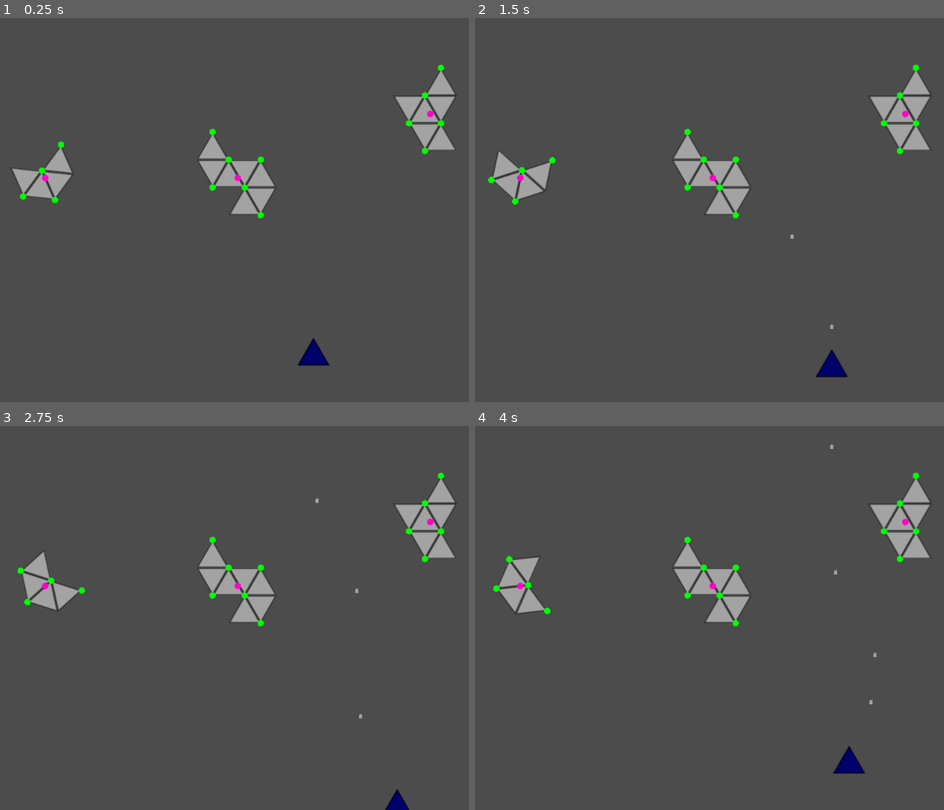
Above: before the commit, frames 1-4 (two rows, left to right).
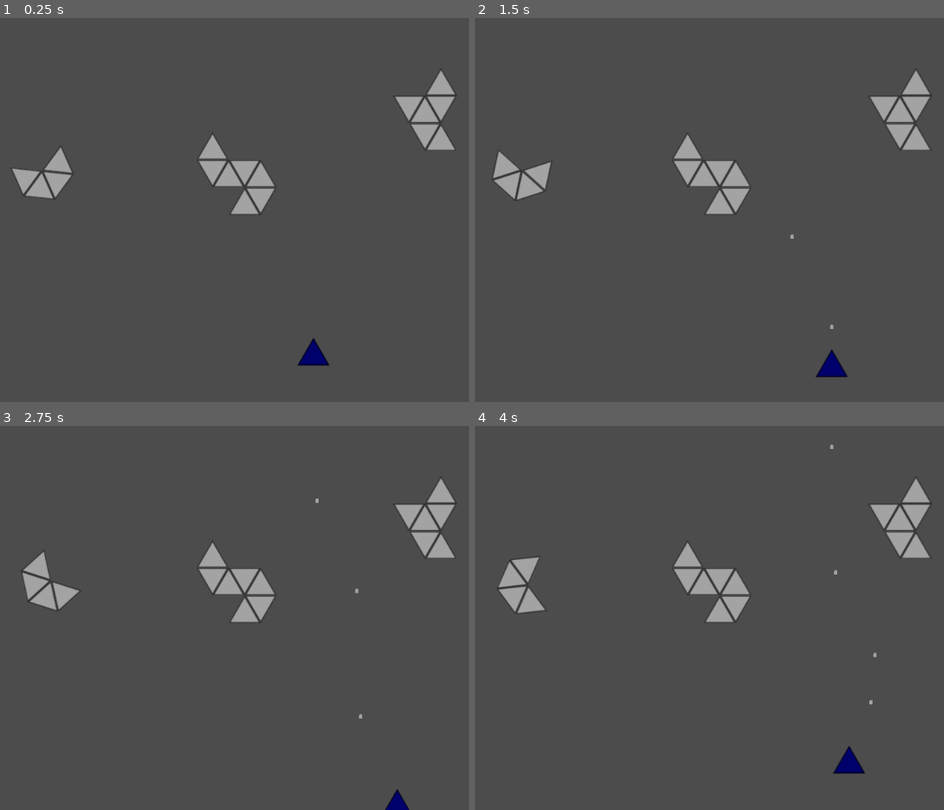
Above: after the commit, the same moments.

Repository: tristaaan/AsteroidGame
Game: Godot game, scene res://Gameplay.tscn
The game is run twice, just before and just after one commit, with the same random seed, the same clock (stepped at 60 frames per second) and the same inputs.
Inputs (mouse positions are in pixels of both pictures, inside the frame that each line leads up to):
- Up to frame 1 (0.25 s): no input
- Up to frame 2 (1.5 s): tap Enter (ui_accept) at 0.5, 0.77 s; move the mouse to (929, 190) at 0.52 s; hold Right (ui_right) 0.53-1.28 s; tap Space (action_shoot) at 0.6, 1.35 s; click (929, 190) at 0.67 s; move the mouse to (653, 229) at 1.27 s; hold Down (ui_down) from 1.28 s (still down)
- Up to frame 3 (2.75 s): tap Enter (ui_accept) at 1.52 s; move the mouse to (375, 533) at 2.02 s; release Down (ui_down) at 2.03 s; hold Right (ui_right) from 2.03 s (still down); tap Space (action_shoot) at 2.1 s
- Up to frame 4 (4 s): move the mouse to (751, 694) at 2.77 s; release Right (ui_right) at 2.78 s; hold Up (ui_up) 2.78-3.53 s; tap Space (action_shoot) at 2.85, 3.6 s; click (751, 694) at 2.92 s; tap Enter (ui_accept) at 3.02, 3.77 s; move the mouse to (outside the picture) at 3.52 s; hold Left (ui_left) from 3.53 s (still down)

The runs differ from the first frame. In frame 1, 0.4% of the frame differs, in the area x 4-95%, y 12-53%; in frame 2, 0.4%; in frame 3, 0.4%; in frame 4, 0.4%.

Commit message:
fix char collisions with asteroid, change character speed

Diff:
--- a/Asteroid.gd
+++ b/Asteroid.gd
@@ -22,9 +22,11 @@
 var explosion_velocity = null
 var explosion_origin = null
 
-var DEBUG = true
+var DEBUG = false
 
 enum {UP=0, RIGHT=1, DOWN=2, LEFT=3}
+
+class_name Asteroid
 
 # Called when the node enters the scene tree for the first time.
 func _ready():
@@ -270,12 +272,12 @@
 					print('asteroid all destroyed')
 
 func play_explosion_at(pos, is_flip):
-	var explosion = Explosion.instance()
-	get_parent().add_child(explosion)
+	var explosion_emitter = Explosion.instance()
+	get_parent().add_child(explosion_emitter)
 	if is_flip:
-		explosion.global_position = pos - Vector2(0, 25 * sqrt(3) / 2 - 5)
+		explosion_emitter.global_position = pos - Vector2(0, 25 * sqrt(3) / 2 - 5)
 	else:
-		explosion.global_position = pos + Vector2(0, 25 * sqrt(3) / 2 + 5)
+		explosion_emitter.global_position = pos + Vector2(0, 25 * sqrt(3) / 2 + 5)
 
 func yx2xy(a):
 	return Vector2(a.y, a.x)
--- a/Bullet.gd
+++ b/Bullet.gd
@@ -16,6 +16,6 @@
 		or position.y>OS.get_screen_size().y or position.y<0.0
 
 func _on_Bullet_body_shape_entered(body_rid, body, body_shape_index, local_shape_index):
-	if body.get_collision_layer_bit(0):
+	if body is Asteroid and body.get_collision_layer_bit(0):
 		body.hit_by_bullet(body_shape_index)
 	queue_free()
--- a/Character.gd
+++ b/Character.gd
@@ -1,6 +1,6 @@
 extends KinematicBody2D
 
-export var speed = 400
+export var speed = 900
 var screen_size
 
 onready var Bullet = preload("res://Bullet.tscn")
--- a/project.godot
+++ b/project.godot
@@ -9,12 +9,18 @@
 config_version=4
 
 _global_script_classes=[ {
+"base": "RigidBody2D",
+"class": "Asteroid",
+"language": "GDScript",
+"path": "res://Asteroid.gd"
+}, {
 "base": "CollisionPolygon2D",
 "class": "Triangle",
 "language": "GDScript",
 "path": "res://Triangle.gd"
 } ]
 _global_script_class_icons={
+"Asteroid": "",
 "Triangle": ""
 }
 
